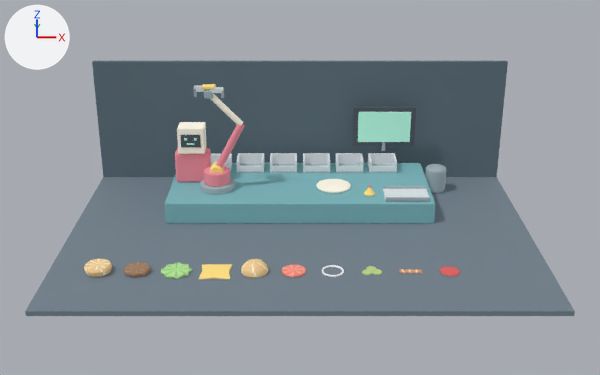
Two versions of the Blender file scenes/burger.blend, one commit apart.
One viewpoint serves both versions: a camera (50 mm lens) standing at (0.0, -36.2, 15.8) and looking at (0.0, -0.8, 1.0). Arrows for +X, +Y and +Z are at upper left; the lights stay in place. The first picture is the older version.

The first picture shows 'ArmBase', 'BotHead', 'BotTorso', 'BunBottom', 'BunTop', 'CheeseSlice', 'Counter', 'Floor', 'IngredientBin.1', 'IngredientBin.2', 'IngredientBin.3', 'IngredientBin.4', 'IngredientBin.5', 'IngredientBin.6', 'Lettuce', 'Patty', 'RecipeBoard', 'TomatoSlice', 'Tray', 'WallBack' and 15 more.
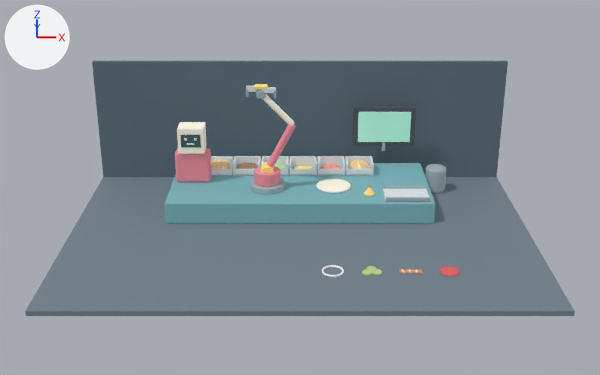
Location of each change, [x1, y1, x2, y2] in pixels of the pictures (600 x 375 px):
'IngredientBin.5', moved: before [335, 153, 364, 173]; after [317, 156, 345, 176]
'IngredientBin.6', moved: before [368, 153, 397, 173]; after [345, 156, 374, 176]
'IngredientBin.4', moved: before [303, 153, 330, 173]; after [289, 156, 317, 176]
'ArmYaw', moved: before [204, 166, 230, 187]; after [254, 166, 280, 187]
'ArmUpper', moved: before [216, 124, 244, 168]; after [266, 124, 296, 168]
'IngredientBin.2', moved: before [236, 153, 265, 173]; after [233, 156, 261, 176]
'IngredientBin.3', moved: before [270, 153, 297, 173]; after [261, 156, 289, 176]
'ArmBase', moved: before [200, 178, 235, 194]; after [250, 178, 285, 194]
'BunTop', moved: before [241, 259, 268, 278]; after [348, 159, 370, 169]
'BunBottom', moved: before [84, 259, 112, 277]; after [211, 160, 230, 170]
'ArmForearm', moved: before [211, 94, 243, 125]; after [263, 94, 295, 125]
'CheeseSlice', moved, rescaled: before [199, 264, 232, 279]; after [294, 166, 312, 169]
'Patty', moved: before [124, 262, 151, 278]; after [237, 162, 258, 169]
'Lettuce', moved: before [161, 262, 192, 279]; after [274, 164, 286, 169]
'IngredientBin.1', moved: before [211, 154, 232, 173]; after [211, 156, 233, 176]
'TomatoSlice', moved: before [282, 264, 306, 277]; after [321, 165, 341, 169]
'ArmShoulder', moved: before [210, 162, 224, 173]; after [261, 162, 274, 173]
'GripperFinger.L', moved: before [210, 87, 224, 98]; after [262, 87, 276, 98]
'ArmWrist', moved: before [204, 90, 214, 99]; after [256, 90, 266, 99]
'GripperPalm', moved: before [201, 84, 216, 90]; after [254, 84, 268, 90]
'GripperFinger.R', moved: before [193, 86, 204, 97]; after [246, 86, 256, 97]

What changed in the scene script:
```text
Change ob_ingredientbin_1:
    ob_ingredientbin_1.location: (-4.0, 1.65, 1.0) -> (-3.9, 1.25, 1.0)
Change ob_ingredientbin_2:
    ob_ingredientbin_2.location: (-2.4, 1.65, 1.0) -> (-2.55, 1.25, 1.0)
Change ob_ingredientbin_3:
    ob_ingredientbin_3.location: (-0.8, 1.65, 1.0) -> (-1.2, 1.25, 1.0)
Change ob_ingredientbin_4:
    ob_ingredientbin_4.location: (0.8, 1.65, 1.0) -> (0.15, 1.25, 1.0)
Change ob_ingredientbin_5:
    ob_ingredientbin_5.location: (2.4, 1.65, 1.0) -> (1.5, 1.25, 1.0)
Change ob_ingredientbin_6:
    ob_ingredientbin_6.location: (4.0, 1.65, 1.0) -> (2.85, 1.25, 1.0)
Change ob_armbase:
    ob_armbase.location: (-3.8, -0.75, 1.0) -> (-1.5, -0.75, 1.0)
Change ob_bunbottom:
    add ob_bunbottom.parent = ob_ingredientbin_1
    ob_bunbottom.location: (-8.0, -7.0, 0.0) -> (0.0, 0.0, 0.12)
Change ob_patty:
    add ob_patty.parent = ob_ingredientbin_2
    ob_patty.location: (-6.45, -7.0, 0.0) -> (0.0, 0.0, 0.12)
Change ob_lettuce:
    add ob_lettuce.parent = ob_ingredientbin_3
    ob_lettuce.location: (-4.9, -7.0, 0.0) -> (0.0, 0.0, 0.12)
Change ob_cheeseslice:
    add ob_cheeseslice.parent = ob_ingredientbin_4
    ob_cheeseslice.location: (-3.35, -7.0, 0.0) -> (0.0, 0.0, 0.12)
    ob_cheeseslice.scale: (1.0, 1.0, 1.0) -> (0.72, 0.72, 1.0)
Change ob_buntop:
    add ob_buntop.parent = ob_ingredientbin_6
    ob_buntop.location: (-1.8, -7.0, 0.0) -> (0.0, 0.0, 0.12)
Change ob_tomatoslice:
    add ob_tomatoslice.parent = ob_ingredientbin_5
    ob_tomatoslice.location: (-0.25, -7.0, 0.0) -> (0.0, 0.0, 0.12)
```
